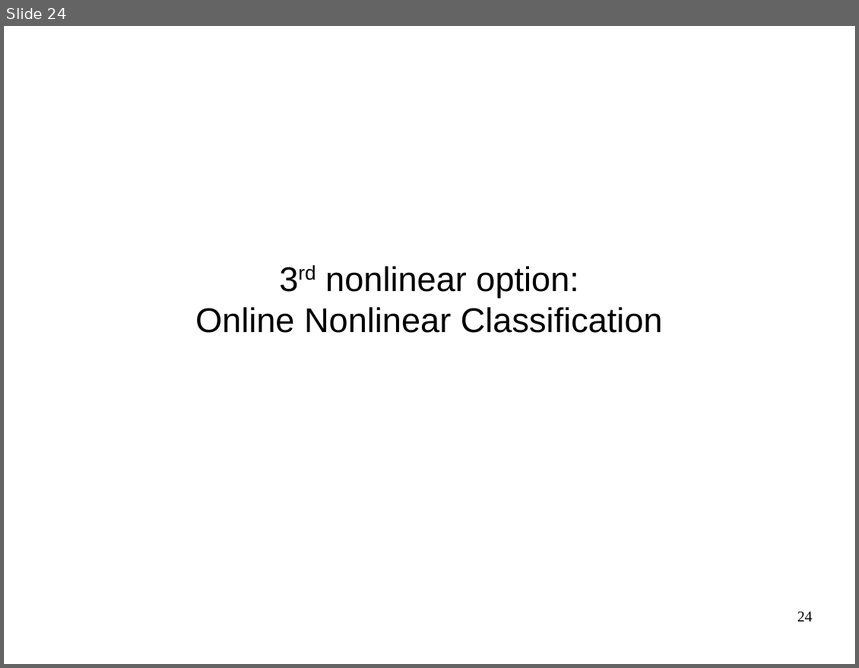
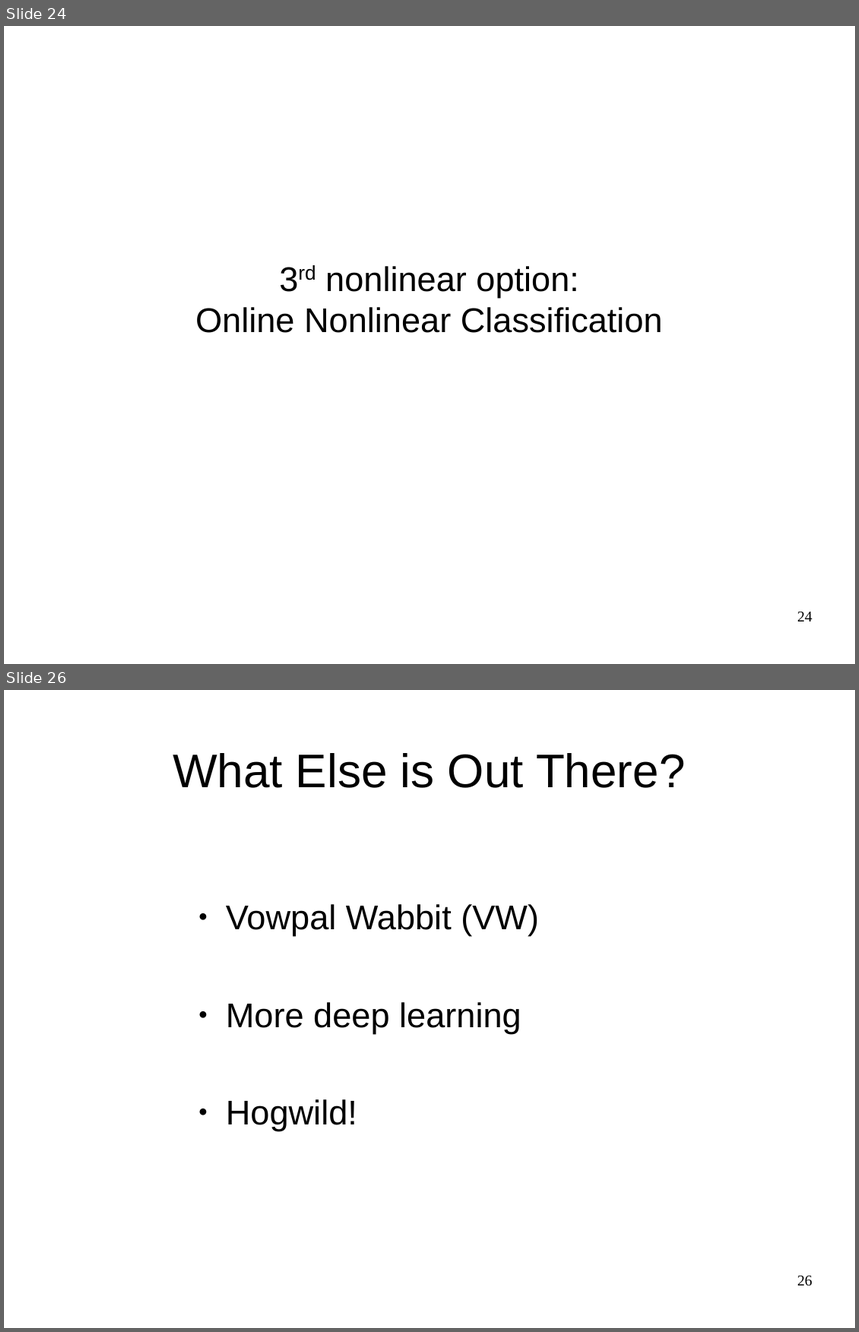
Before and after one commit to amueller/talks_odt, a slide deck: large-scale-non-linear-learning-pygotham-2015.odp. Shown one above the other, each under a label of ours: slide 24 before the commit, slides 24 and 26 after it; the slides between them are not shown. The pictures are 859x668 and 859x1332 pixels, drawn with LibreOffice and Linux fonts; fonts in the diff are those of the drawing. Boxes give left, top, right and bottom in pixels: in the first picture for what was removed or moved away, otherwise in the second. Text is boxed around its words. In the diff, an @@ line names an element or a change of style, - is before the commit and + after.

```diff
--- a/large-scale-non-linear-learning-pygotham-2015.odp
+++ b/large-scale-non-linear-learning-pygotham-2015.odp
@@ slide 26 added at box(4, 690, 855, 1328), background #FFFFFF @@
@@ title added at box(173, 753, 686, 788), 44 pt, text #000000 @@
+What Else is Out There?
@@ text added at box(226, 904, 539, 1132), 32 pt, text #000000 @@
+● Vowpal Wabbit (VW)
+● More deep learning
+● Hogwild!
@@ page number added at box(797, 1276, 813, 1287), 14 pt, text #000000 @@
+26
```
Also in this commit, not shown: 12 slides changed, 3 other slides added, 2 slides removed.
